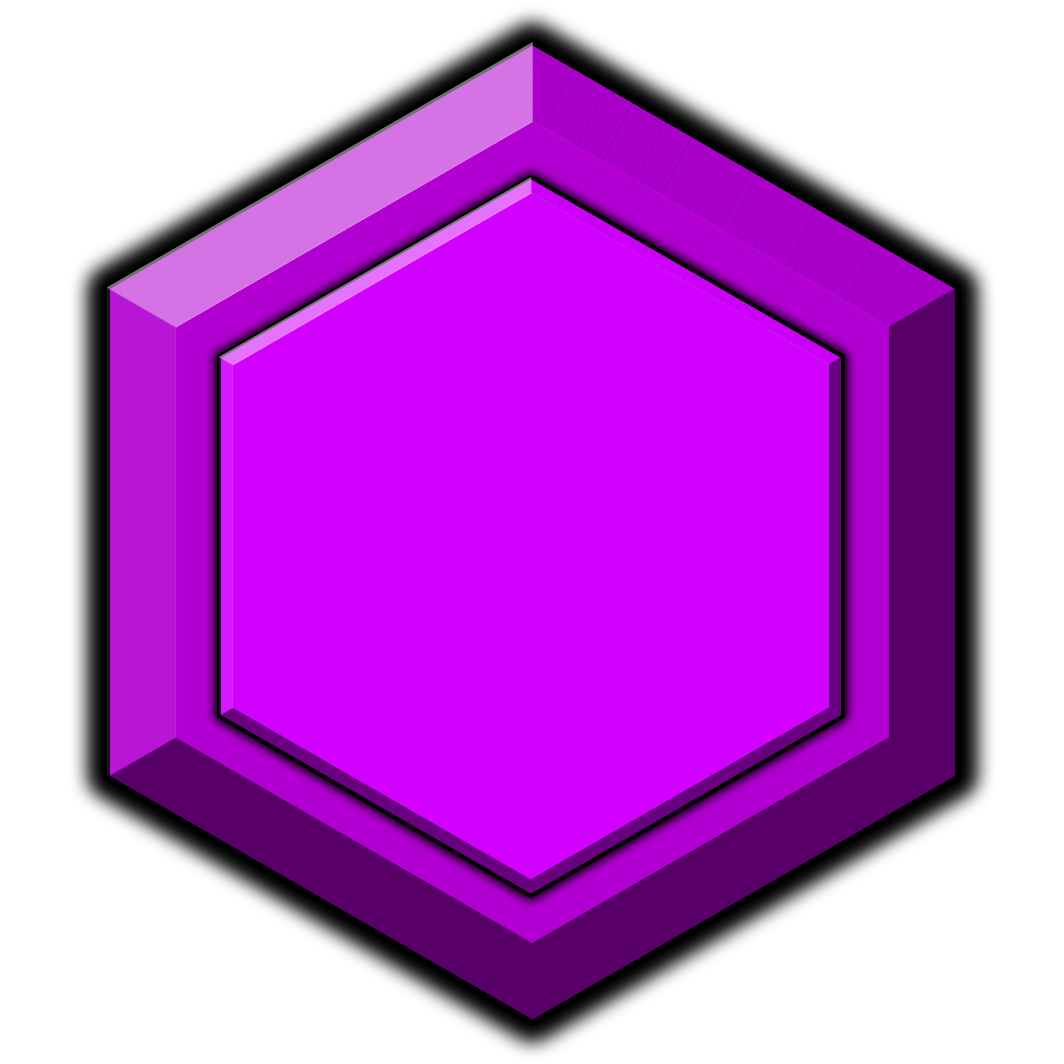
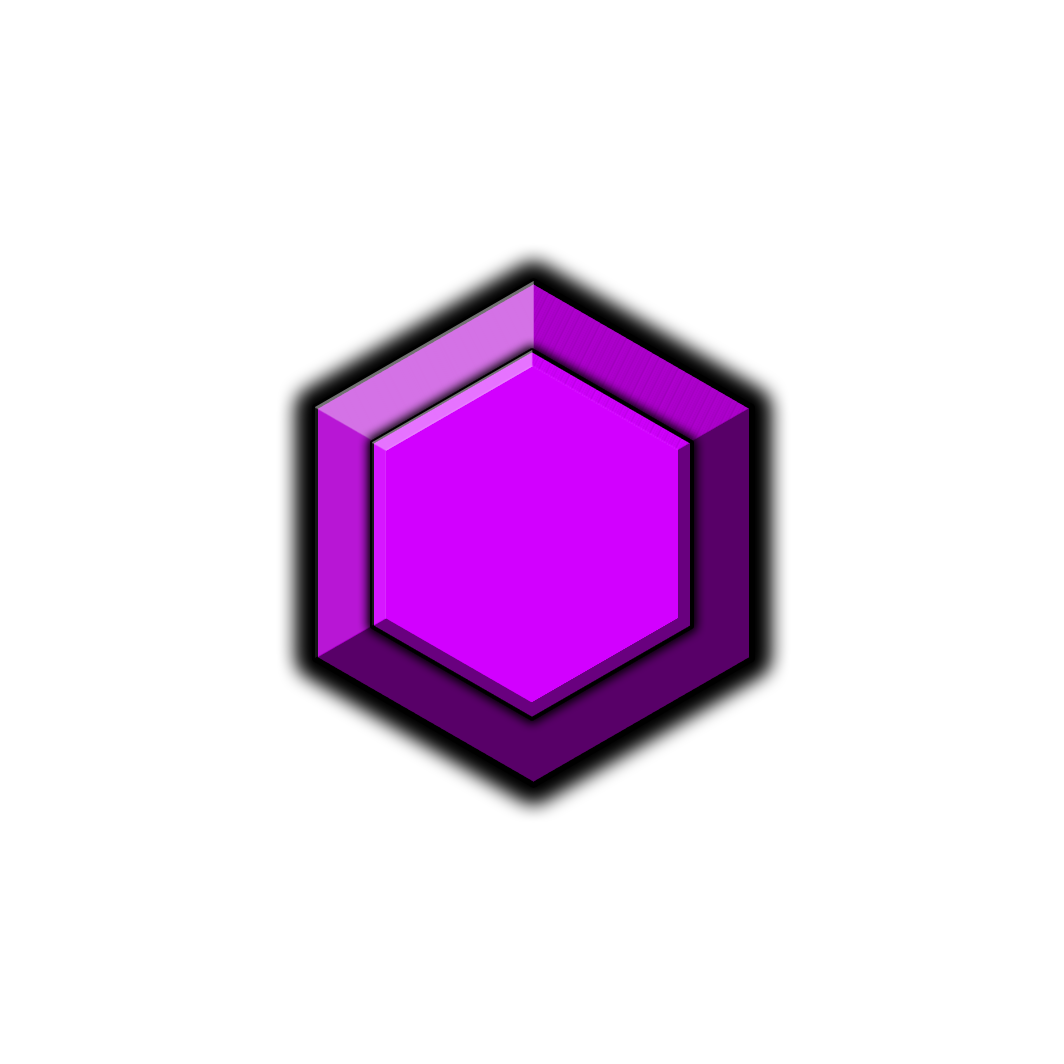
Layers edited between the first and the second 1064 x 1064 image:
painted on "Polygon 2" (1st of 2) over (219, 177, 843, 896)
painted on "Polygon 2" (2nd of 2) over (107, 42, 958, 1023)
